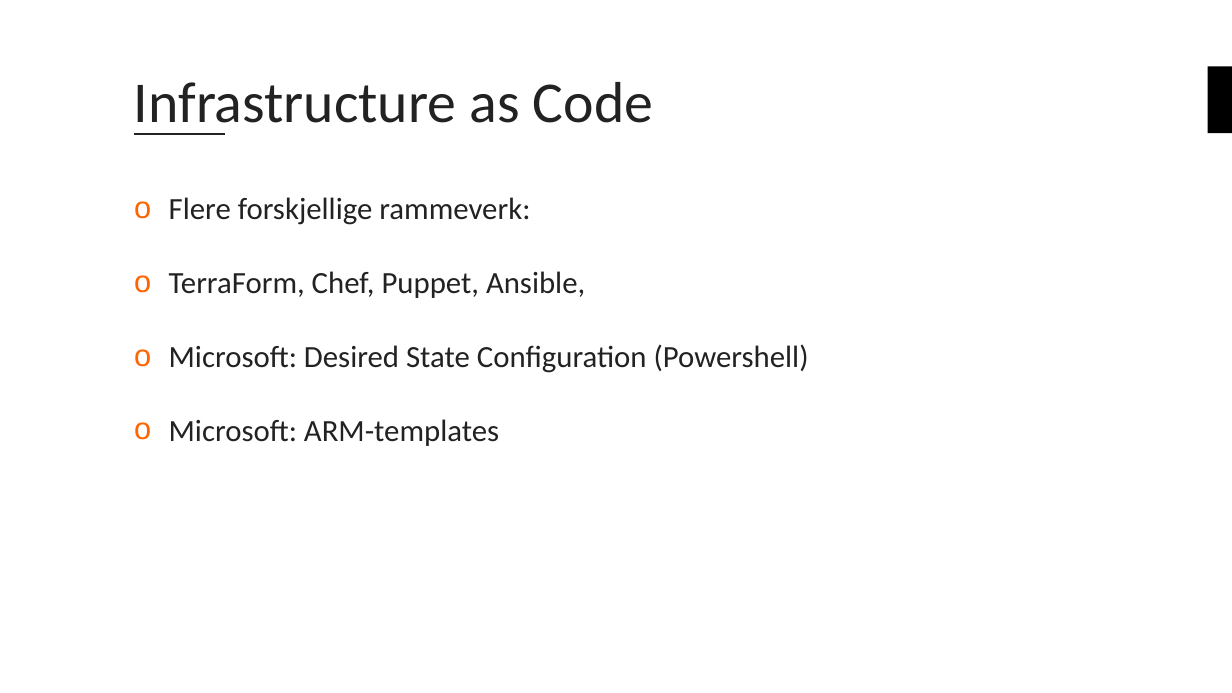
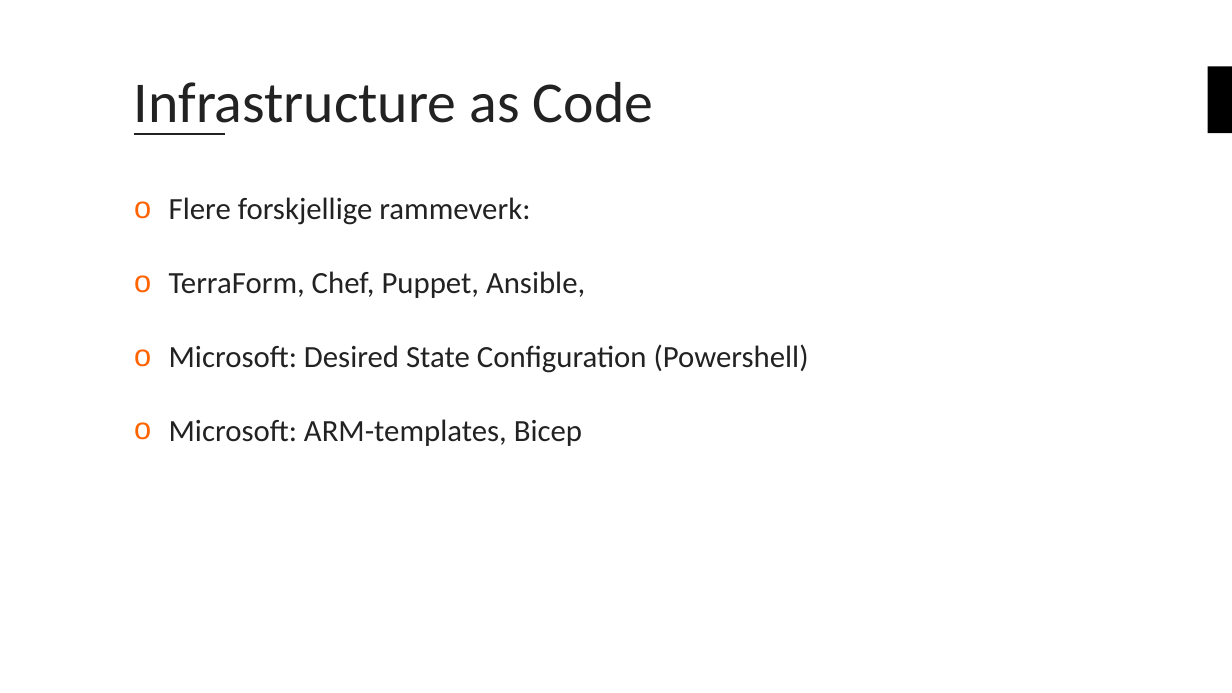
Before and after one commit to bouvet/azure-workshops, a slide deck: slide 16 of Workshop_2/Presentasjon/Azureskolen-Workshop#2.pptx (slide 20 before the commit). Drawn at 1232x693 pixels with LibreOffice and Linux fonts; fonts in the diff are those of the drawing; background and template pictures are left out. Boxes give left, top, right and bottom in pixels: in the first picture for what was removed or moved away, otherwise in the second. Text is boxed around its words. In the diff, an @@ line names an element or a change of style, - is before the commit and + after.

```diff
--- a/Workshop_2/Presentasjon/Azureskolen-Workshop#2.pptx
+++ b/Workshop_2/Presentasjon/Azureskolen-Workshop#2.pptx
@@ text at <box>169,419,582,446</box>: text changed @@
-o Microsoft: ARM-templates
+o Microsoft: ARM-templates, Bicep
```
Also in this commit, not shown: 2 other slides changed, 2 slides added, 6 slides removed, 1 other file.
